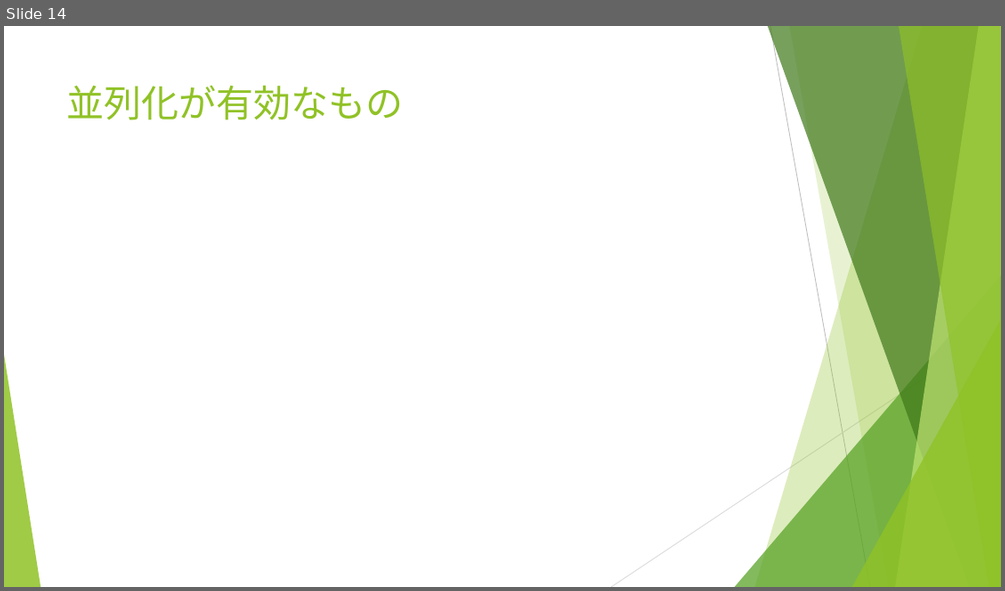
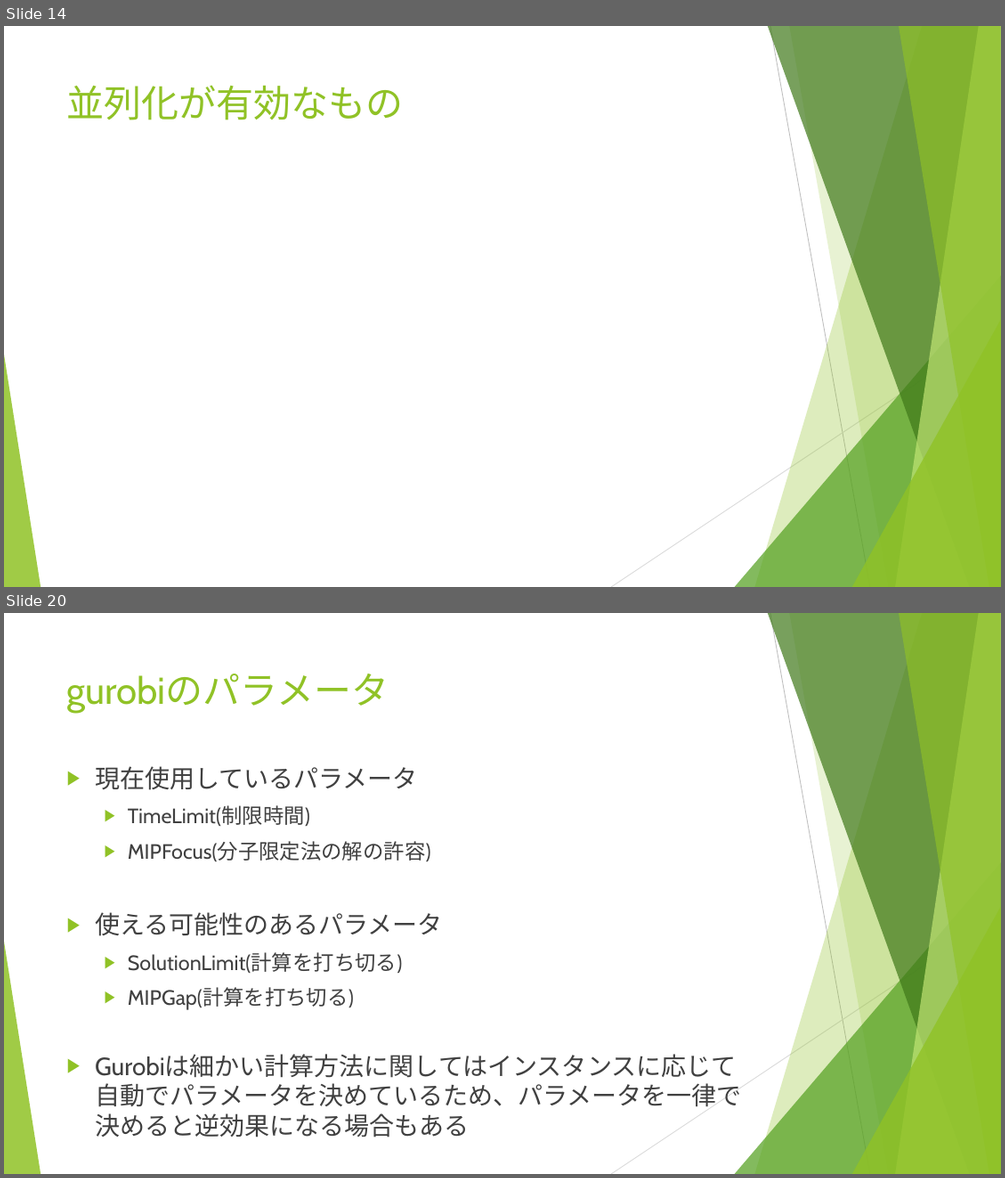
Before and after one commit to r-kurosu/kline_new, a slide deck: 11_30_共有資料.pptx. Shown one above the other, each under a label of ours: slide 14 before the commit, slides 14 and 20 after it; the slides between them are not shown. The pictures are 1005x591 and 1005x1178 pixels, drawn with LibreOffice and Linux fonts; fonts in the diff are those of the drawing; grey boxes stand for pictures. Boxes give left, top, right and bottom in pixels: in the first picture for what was removed or moved away, otherwise in the second. Text is boxed around its words. In the diff, an @@ line names an element or a change of style, - is before the commit and + after.

```diff
--- a/11_30_共有資料.pptx
+++ b/11_30_共有資料.pptx
@@ slide 20 added at [4,613,1001,1174], background #FFFFFF; not listed: 10 template elements that a slide beside it also shows @@
@@ title added at [67,674,389,713], 36 pt, text #90C226 @@
+gurobiのパラメータ
@@ text added at [95,766,741,1137], 24 pt, text #404040 @@
+▶ 現在使用しているパラメータ
+  ▶ TimeLimit(制限時間)
+  ▶ MIPFocus(分子限定法の解の許容)
+▶ 使える可能性のあるパラメータ
+  ▶ SolutionLimit(計算を打ち切る)
+  ▶ MIPGap(計算を打ち切る)
+▶ Gurobiは細かい計算方法に関してはインスタンスに応じて自動でパラメータを決めているため、パラメータを一律で決めると逆効果になる場合もある
```
Also in this commit, not shown: 6 slides changed, 2 other slides added.
